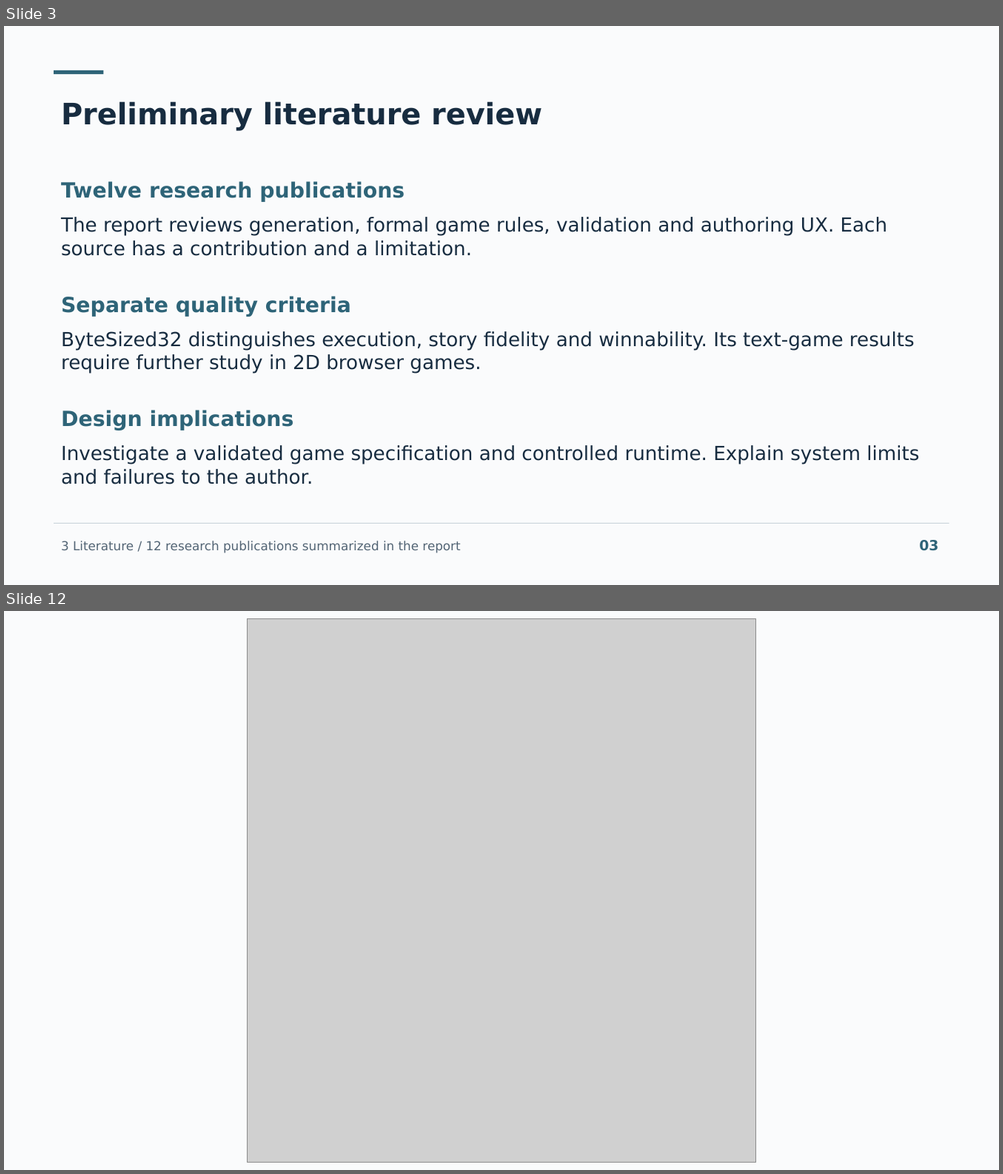
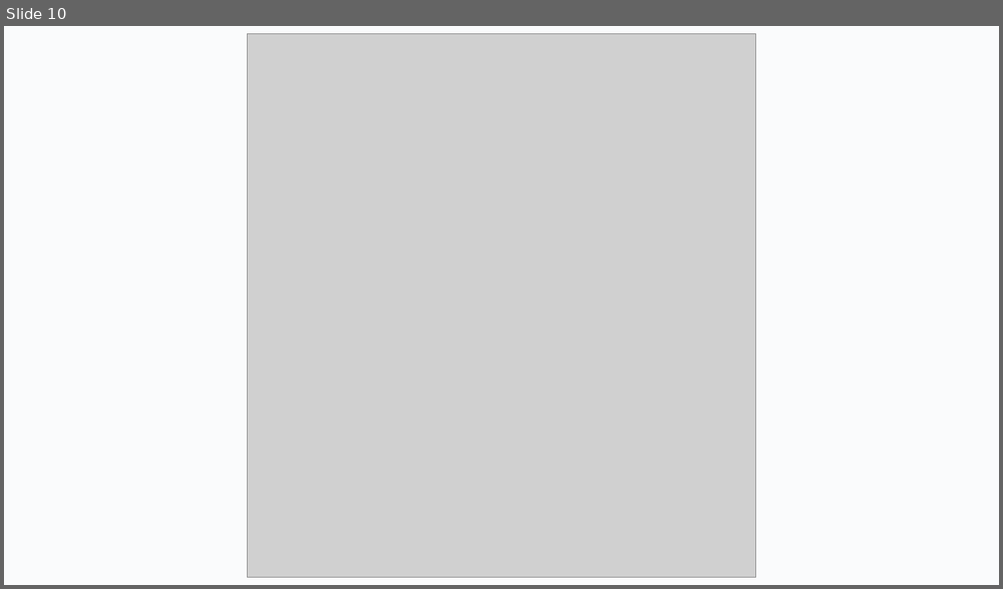
Before and after one commit to lastnurik/diploma, a slide deck: submission/diploma-final-presentation.pptx. Shown one above the other, each under a label of ours: slides 3 and 12 before the commit, slide 10 after it; the slides between them are not shown. The pictures are 1003x1174 and 1003x589 pixels, drawn with LibreOffice and Linux fonts; fonts in the diff are those of the drawing; grey boxes stand for pictures. Boxes give left, top, right and bottom in pixels: in the first picture for what was removed or moved away, otherwise in the second. Text is boxed around its words. In the diff, an @@ line names an element or a change of style, - is before the commit and + after.

```diff
--- a/submission/diploma-final-presentation.pptx
+++ b/submission/diploma-final-presentation.pptx
@@ slide 3 removed at (4, 26, 999, 585), background #FAFBFC @@
@@ rectangle removed at (54, 70, 104, 74) @@
@@ text removed at (61, 101, 542, 130) @@
-Preliminary literature review
@@ text removed at (61, 181, 404, 202) @@
-Twelve research publications
@@ text removed at (61, 217, 888, 256) @@
-The report reviews generation, formal game rules, validation and authoring UX. Each source has a contribution and a limitation.
@@ text removed at (61, 296, 351, 317) @@
-Separate quality criteria
@@ text removed at (61, 332, 914, 374) @@
-ByteSized32 distinguishes execution, story fidelity and winnability. Its text-game results require further study in 2D browser games.
@@ text removed at (61, 410, 294, 431) @@
-Design implications
@@ text removed at (61, 446, 919, 485) @@
-Investigate a validated game specification and controlled runtime. Explain system limits and failures to the author.
@@ rectangle removed at (54, 524, 949, 525) @@
@@ text removed at (61, 541, 460, 554) @@
-3 Literature / 12 research publications summarized in the report
@@ text removed at (919, 540, 938, 551) @@
-03
@@ what was slide 12 is now slide 10 @@
```
Also in this commit, not shown: 5 slides changed, 4 slides added, 5 other slides removed, 17 other files.
